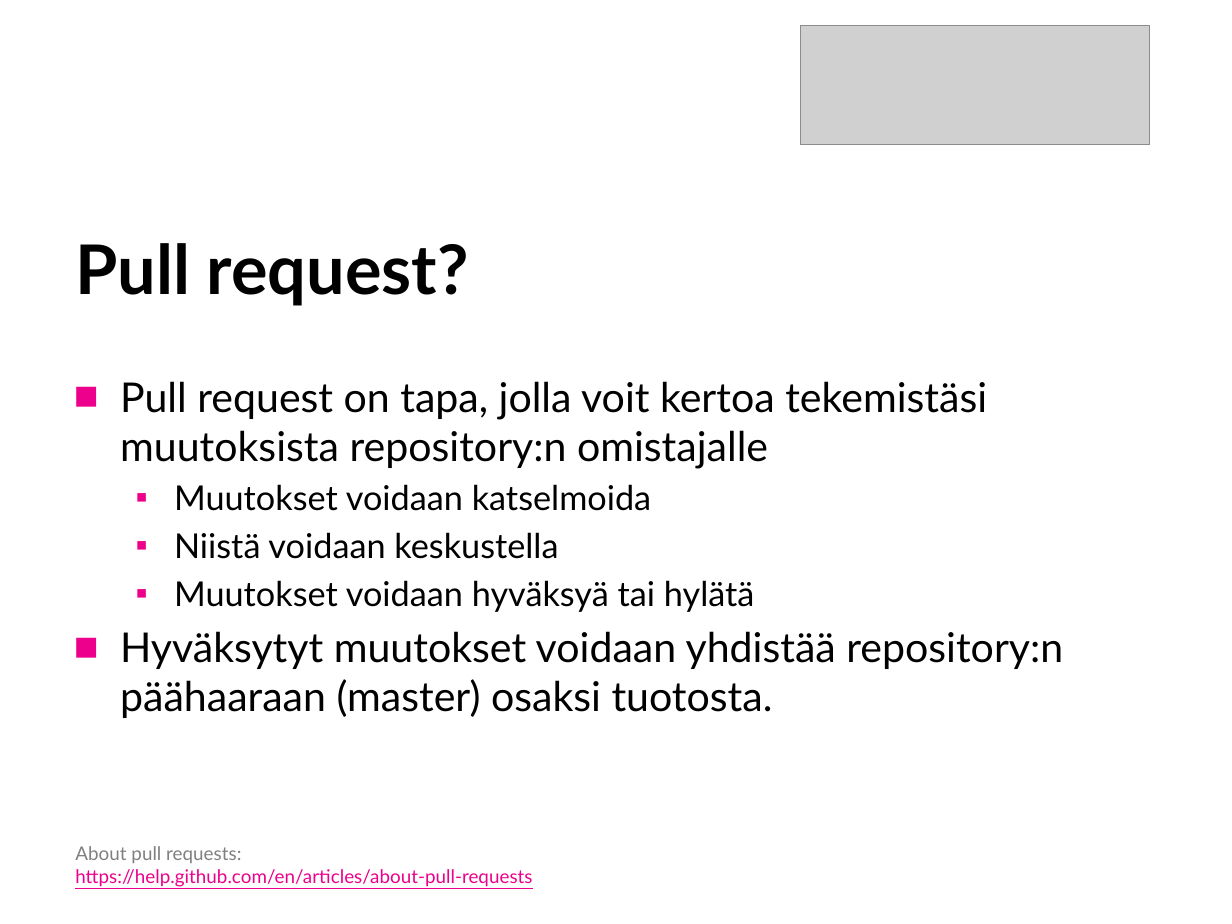
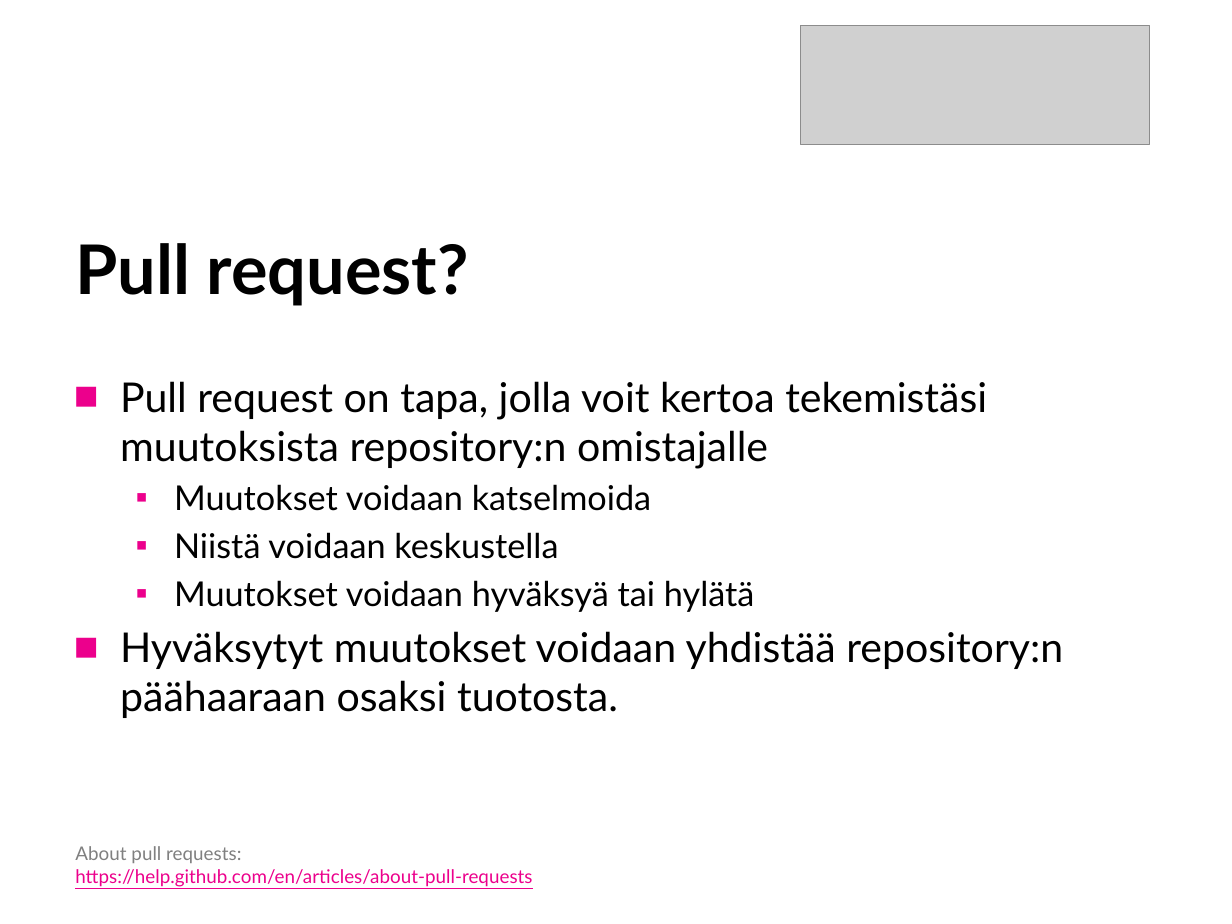
Before and after one commit to SavoniaUAS/versioncontrol, a slide deck: slide 15 of versionhallinta.pptx (slide 14 before the commit). Drawn at 1232x924 pixels with LibreOffice and Linux fonts; fonts in the diff are those of the drawing; grey boxes stand for pictures; background and template pictures are left out. Boxes give left, top, right and bottom in pixels: in the first picture for what was removed or moved away, otherwise in the second. Text is boxed around its words. In the diff, an @@ line names an element or a change of style, - is before the commit and + after.

```diff
--- a/versionhallinta.pptx
+++ b/versionhallinta.pptx
@@ text at <box>120,631,1063,718</box>: text changed @@
-■ Hyväksytyt muutokset voidaan yhdistää repository:n päähaaraan (master) osaksi tuotosta.
+■ Hyväksytyt muutokset voidaan yhdistää repository:n päähaaraan osaksi tuotosta.
```
Also in this commit, not shown: 7 other slides changed, 2 slides added, 1 other file.
